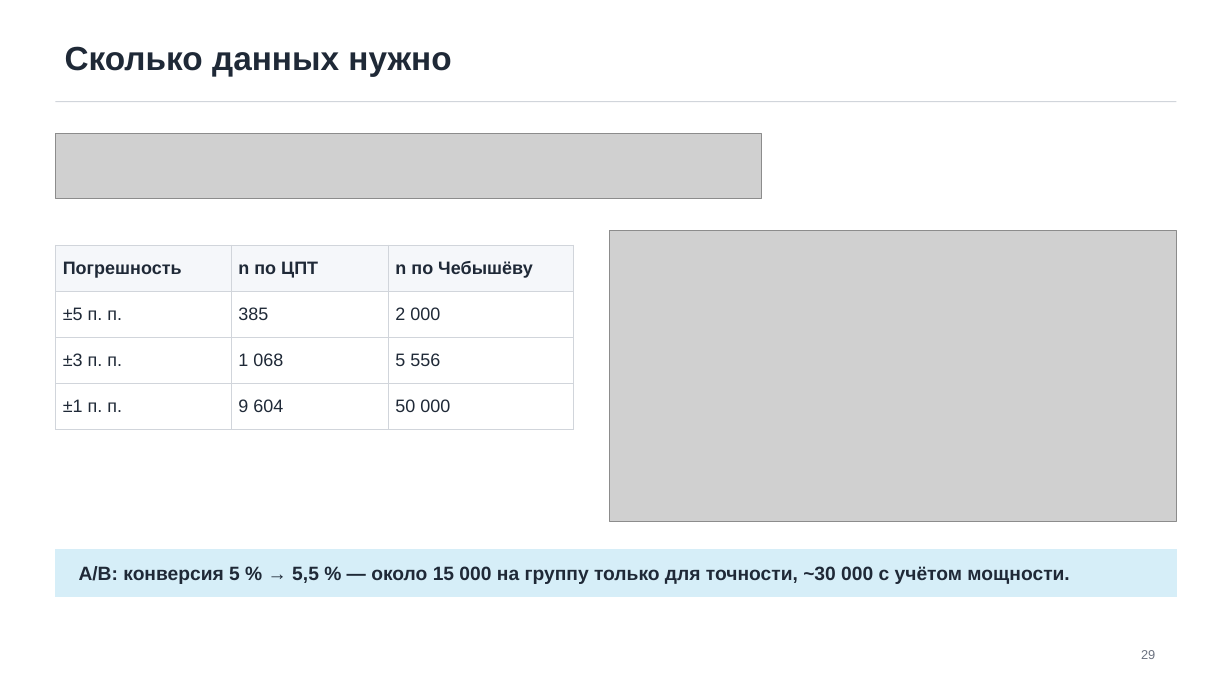
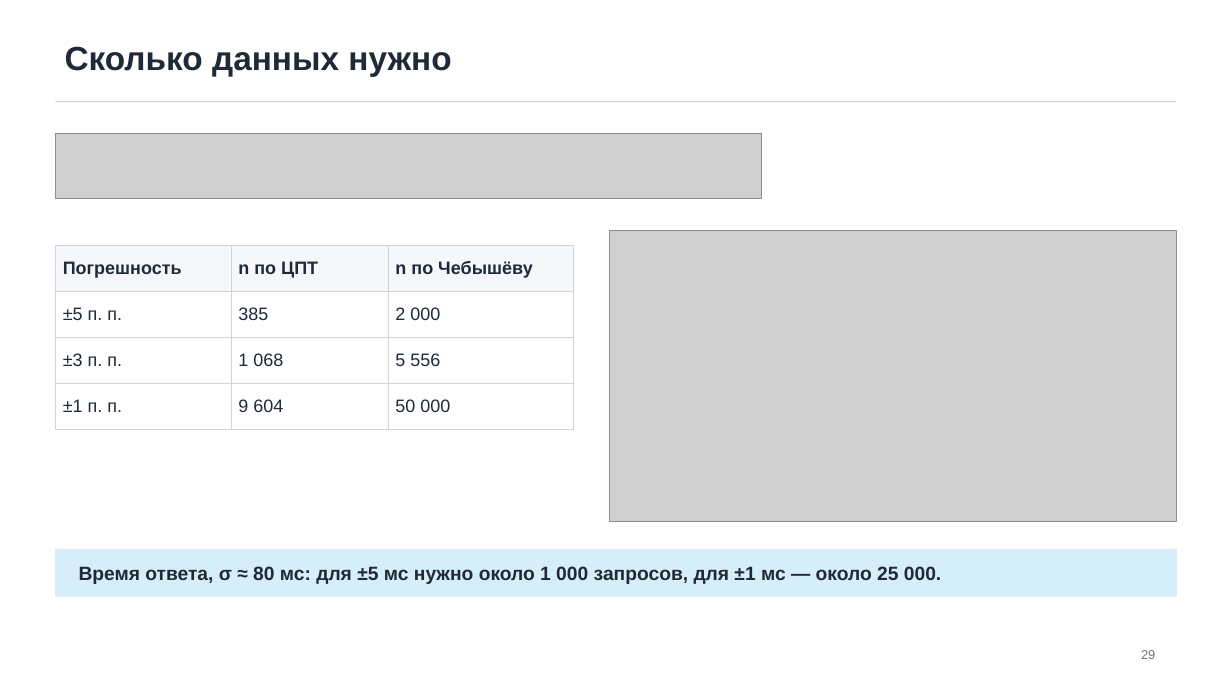
Before and after one commit to TheTonyPub/probability-theory-2026, a slide deck: slide 29 of lectures/05_lln-clt-itmo.pptx. Drawn at 1232x693 pixels with LibreOffice and Linux fonts; fonts in the diff are those of the drawing; grey boxes stand for pictures. Boxes give left, top, right and bottom in pixels: in the first picture for what was removed or moved away, otherwise in the second. Text is boxed around its words. In the diff, an @@ line names an element or a change of style, - is before the commit and + after.

```diff
--- a/lectures/05_lln-clt-itmo.pptx
+++ b/lectures/05_lln-clt-itmo.pptx
@@ text at box(79, 566, 941, 584): text changed @@
-A/B: конверсия 5 % → 5,5 % — около 15 000 на группу только для точности, ~30 000 с учётом мощности.
+Время ответа, σ ≈ 80 мс: для ±5 мс нужно около 1 000 запросов, для ±1 мс — около 25 000.
```
Also in this commit, not shown: 7 other slides changed, 4 slides added, 7 other files.
